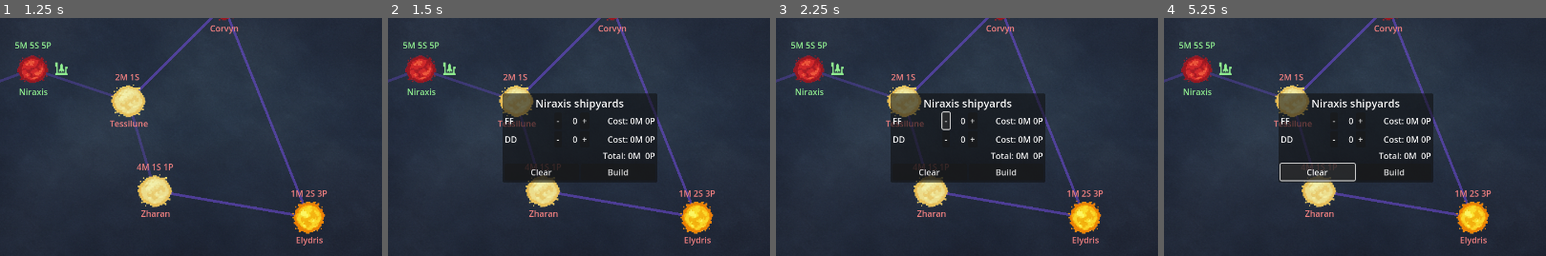
Above: before the commit, frames 1-4 (left to right).
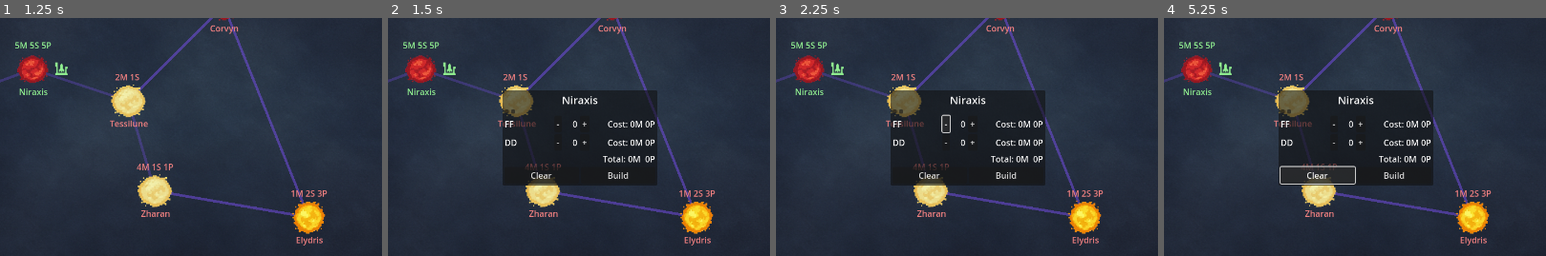
Above: after the commit, the same moments.

Repository: igjese/galaxy-campaign
Game: Godot game, scene res://map.tscn
Same seed, same stepped clock (60 frames per second), same inputs: the game is played once before the commit and once after it.
Inputs (mouse positions are % of the whole screen's width and height, from its top left):
- Up to frame 1 (1.25 s): click "Velthara" at 0.5 s
- Up to frame 2 (1.5 s): click "Niraxis" at 1.25 s
- Up to frame 3 (2.25 s): click "-" at 2 s
- Up to frame 4 (5.25 s): click (40, 44) at 2.77 s; click "+" at 3.5 s; click (41, 44) at 4.27 s; click "Clear" at 5 s
The pictures show only the part of the screen within x 25-75%, y 25-75%; the shares and areas given below are measured in that part.

Frame 1 is identical in both runs. In frame 2, 3.0% of the frame differs, in the area x 30-71%, y 30-71%; in frame 3, 3.1%; in frame 4, 3.3%.

Commit message:
prepared for multi-mode world dialog

Diff:
--- a/game_data.gd
+++ b/game_data.gd
@@ -12,7 +12,7 @@
 
 func open_build_dialog_for(world_node):
     selected_world = world_node
-    var dialog = get_tree().get_root().get_node("Map/UI/BuildDialog")
+    var dialog = get_tree().get_root().get_node("Map/UI/WorldDialog")
     dialog.popup_centered()
     dialog.prepare_for_world(world_node)
 
--- a/map.gd
+++ b/map.gd
@@ -15,7 +15,7 @@
 
 
 func connect_signals():
-    $UI/BuildDialog.connect("ships_built", Callable(self, "update_gui"))
+    $UI/WorldDialog.connect("ships_built", Callable(self, "update_gui"))
 
 
 func spawn_worlds():
--- a/map.tscn
+++ b/map.tscn
@@ -2,7 +2,7 @@
 
 [ext_resource type="Script" uid="uid://d0emdqkydvqc2" path="res://map.gd" id="1_gqbix"]
 [ext_resource type="Texture2D" uid="uid://fgaapbg5fdsi" path="res://assets/map-background.png" id="2_wijl4"]
-[ext_resource type="Script" uid="uid://embxqtjdjepy" path="res://build_dialog.gd" id="3_e0an3"]
+[ext_resource type="Script" uid="uid://embxqtjdjepy" path="res://world_dialog.gd" id="3_e0an3"]
 
 [node name="Map" type="Node2D"]
 script = ExtResource("1_gqbix")
@@ -53,40 +53,50 @@
 offset_bottom = 38.0
 text = "Turn: 1"
 
-[node name="BuildDialog" type="PopupPanel" parent="UI"]
+[node name="WorldDialog" type="PopupPanel" parent="UI"]
+size = Vector2i(109, 102)
 script = ExtResource("3_e0an3")
 
-[node name="VBox" type="VBoxContainer" parent="UI/BuildDialog"]
+[node name="VBox" type="VBoxContainer" parent="UI/WorldDialog"]
 offset_left = 4.0
 offset_top = 4.0
 offset_right = 105.0
-offset_bottom = 98.0
+offset_bottom = 110.0
 
-[node name="Shipyard" type="Label" parent="UI/BuildDialog/VBox"]
+[node name="WorldName" type="Label" parent="UI/WorldDialog/VBox"]
 layout_mode = 2
 theme_override_font_sizes/font_size = 20
 horizontal_alignment = 1
 
-[node name="LineContainer" type="VBoxContainer" parent="UI/BuildDialog/VBox"]
+[node name="Mode" type="HBoxContainer" parent="UI/WorldDialog/VBox"]
 layout_mode = 2
 
-[node name="Total" type="Label" parent="UI/BuildDialog/VBox"]
+[node name="Shipyard" type="Button" parent="UI/WorldDialog/VBox/Mode"]
+layout_mode = 2
+
+[node name="Fleets" type="Button" parent="UI/WorldDialog/VBox/Mode"]
+layout_mode = 2
+
+[node name="LineContainer" type="VBoxContainer" parent="UI/WorldDialog/VBox"]
+layout_mode = 2
+
+[node name="Summary" type="Label" parent="UI/WorldDialog/VBox"]
 layout_mode = 2
 horizontal_alignment = 2
 
-[node name="Cmd" type="HBoxContainer" parent="UI/BuildDialog/VBox"]
+[node name="Cmd" type="HBoxContainer" parent="UI/WorldDialog/VBox"]
 layout_mode = 2
 
-[node name="Clear" type="Button" parent="UI/BuildDialog/VBox/Cmd"]
+[node name="Clear" type="Button" parent="UI/WorldDialog/VBox/Cmd"]
 layout_mode = 2
 size_flags_horizontal = 3
 text = "Clear"
 
-[node name="Build" type="Button" parent="UI/BuildDialog/VBox/Cmd"]
+[node name="Build" type="Button" parent="UI/WorldDialog/VBox/Cmd"]
 layout_mode = 2
 size_flags_horizontal = 3
 text = "Build"
 
 [connection signal="pressed" from="UI/EndTurn" to="." method="_on_end_turn_pressed"]
-[connection signal="pressed" from="UI/BuildDialog/VBox/Cmd/Clear" to="UI/BuildDialog" method="_on_clear_pressed"]
-[connection signal="pressed" from="UI/BuildDialog/VBox/Cmd/Build" to="UI/BuildDialog" method="_on_build_pressed"]
+[connection signal="pressed" from="UI/WorldDialog/VBox/Cmd/Clear" to="UI/WorldDialog" method="_on_clear_pressed"]
+[connection signal="pressed" from="UI/WorldDialog/VBox/Cmd/Build" to="UI/WorldDialog" method="_on_build_pressed"]
--- a/scenes/LineIncrement.tscn
+++ b/scenes/LineIncrement.tscn
@@ -25,7 +25,7 @@
 layout_mode = 2
 text = "+"
 
-[node name="Cost" type="Label" parent="."]
+[node name="Info" type="Label" parent="."]
 custom_minimum_size = Vector2(120, 0)
 layout_mode = 2
 horizontal_alignment = 2
--- a/scenes/line_increment.gd
+++ b/scenes/line_increment.gd
@@ -25,7 +25,7 @@
 
 func update_count():
     $Qty.text = str(count)
-    $Cost.text = "Cost: %dM %dP" % [cost_mats * count, cost_pers * count]
+    $Info.text = "Cost: %dM %dP" % [cost_mats * count, cost_pers * count]
     emit_signal("count_changed", id, count)
 
 func _on_decrease_pressed():
--- a/build_dialog.gd
+++ b/world_dialog.gd
@@ -21,7 +21,7 @@
 
 func prepare_for_world(world_node):
     world = world_node
-    $VBox/Shipyard.text = "%s shipyards" % world_node.world_name
+    $VBox/WorldName.text = "%s" % world_node.world_name
 
     for line in line_container.get_children():
         line.reset()  # you'll add this method to set count = 0
@@ -46,7 +46,7 @@
             total_mats += design.cost_mats * count
             total_pers += design.cost_pers * count
 
-    $VBox/Total.text = "Total: %dM  %dP" % [total_mats, total_pers]
+    $VBox/Summary.text = "Total: %dM  %dP" % [total_mats, total_pers]
 
     $VBox/Cmd/Build.disabled = (
         total_mats > GameData.player_materials or
Renamed: build_dialog.gd.uid -> world_dialog.gd.uid
